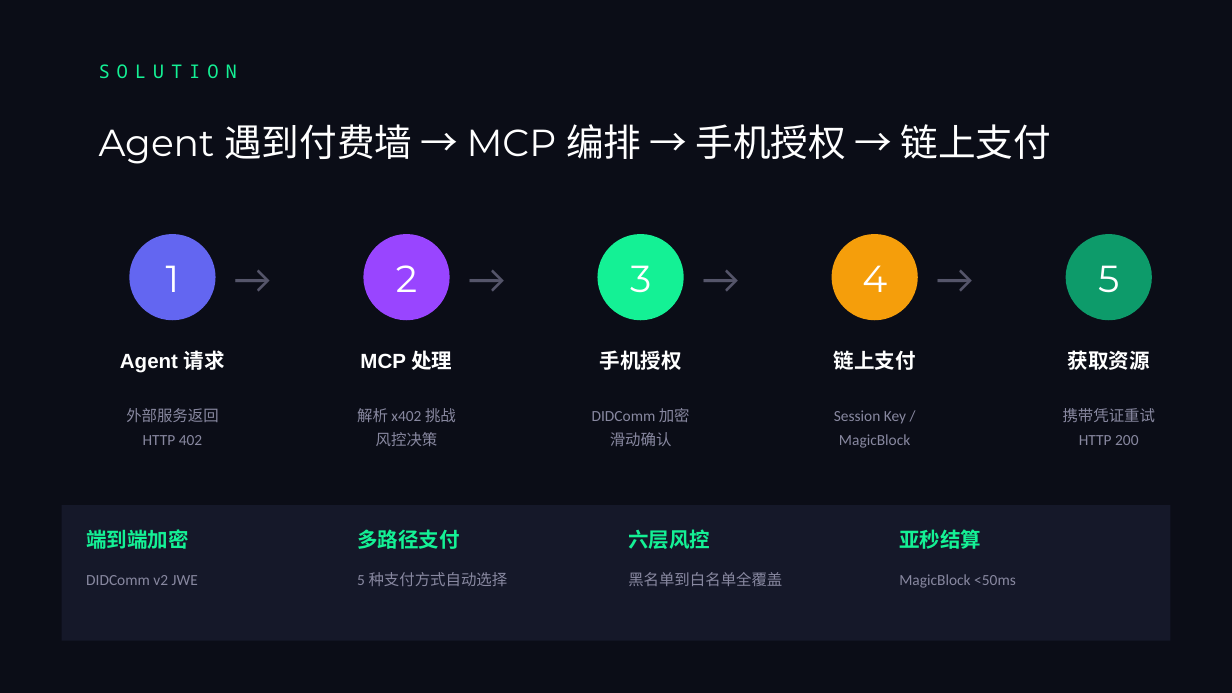
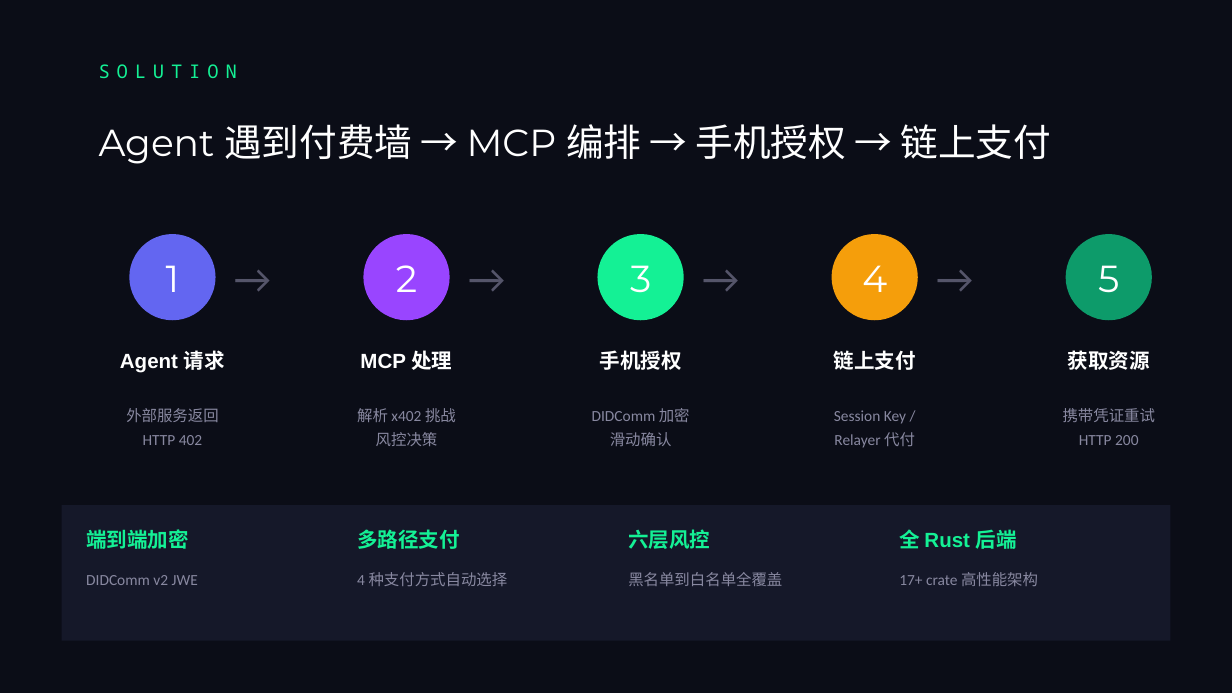
Before and after one commit to bamaao/ignite-pay, a slide deck: slide 3 of IgnitePay-Demo.pptx. Drawn at 1232x693 pixels with LibreOffice and Linux fonts; fonts in the diff are those of the drawing. Boxes give left, top, right and bottom in pixels: in the first picture for what was removed or moved away, otherwise in the second. Text is boxed around its words. In the diff, an @@ line names an element or a change of style, - is before the commit and + after.

```diff
--- a/IgnitePay-Demo.pptx
+++ b/IgnitePay-Demo.pptx
@@ text at (834, 432, 915, 448): text changed @@
-MagicBlock
+Relayer 代付
@@ text at (899, 529, 1017, 549): text changed @@
-亚秒结算
+全 Rust 后端
@@ text at (357, 572, 508, 586): text changed @@
-5 种支付方式自动选择
+4 种支付方式自动选择
@@ text at (899, 572, 1038, 586): text changed @@
-MagicBlock <50ms
+17+ crate 高性能架构
```
Also in this commit, not shown: 6 other slides changed, 1 slide added, 1 slide removed, 3 other files.
